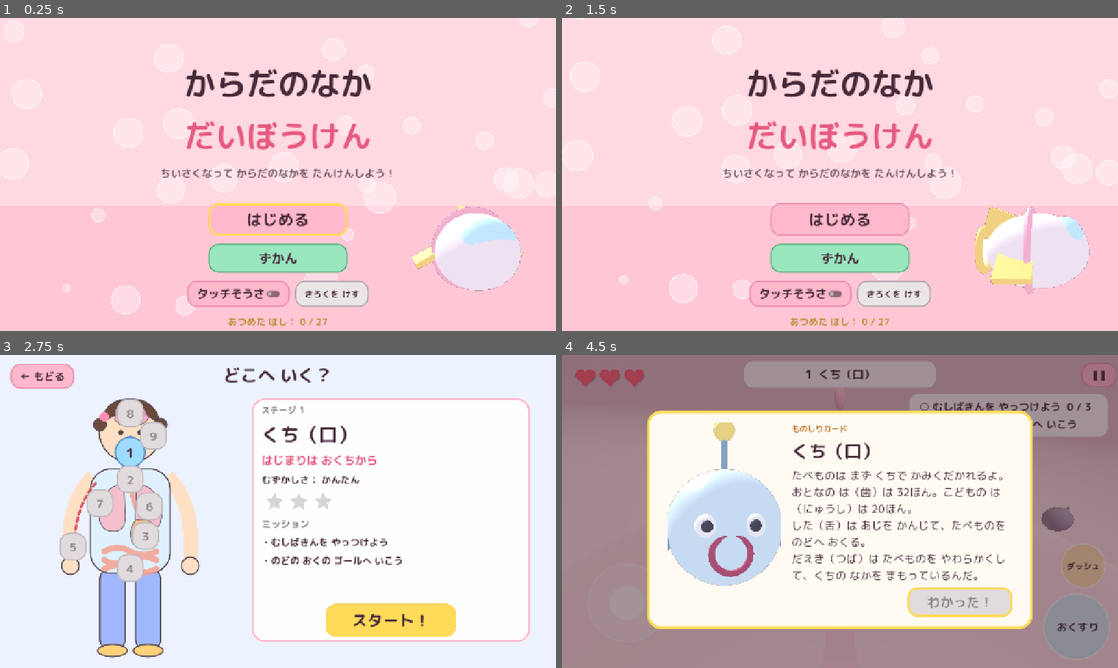
Above: before the commit, frames 1-4 (two rows, left to right).
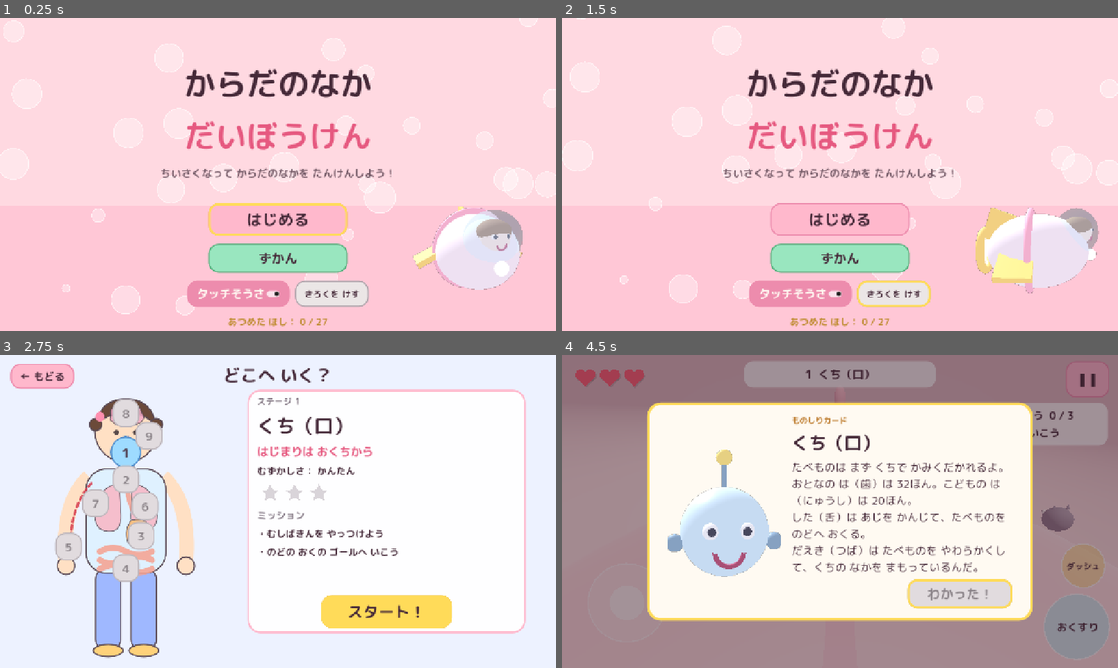
Above: after the commit, the same moments.

Repository: hassy0511/inside-body-seek
Game: Godot game, scene res://src/main.tscn
The game is run twice, just before and just after one commit, with the same random seed, the same clock (stepped at 60 frames per second) and the same inputs.
Inputs (mouse positions are in pixels of both pictures, inside the frame that each line leads up to):
- Up to frame 1 (0.25 s): no input
- Up to frame 2 (1.5 s): click "きろくを けす" at 0.5 s; click "やめる" at 1.25 s
- Up to frame 3 (2.75 s): click "はじめる" at 2 s
- Up to frame 4 (4.5 s): click "1" at 2.75 s; click "スタート！" at 3.5 s; tap Enter (ui_accept) at 4.25 s; move the mouse to (962, 495) at 4.27 s; hold Right (move_right) from 4.28 s (still down); hold Space (action) from 4.28 s (still down); click (962, 495) at 4.42 s

The runs differ from the first frame. In frame 1, 2.4% of the frame differs, in the area x 34-95%, y 60-92%; in frame 2, 2.4%; in frame 3, 13%; in frame 4, 17%, in the area x 15-98%, y 4-88%.

Commit message:
UI操作とBlenderパイプラインのレビュー反映
- ゲームパッドの A/B と Z/X でメニューを操作できるように（ui_accept / ui_cancel）
- リザルト中はポーズ不可、クリアは即保存、ポーズ後のフォーカス復帰、ずかん・ステージ選択の「もどる」
- ステージ選択はフォーカスで内容を切り替え、横長画面でも中央に、無効ボタンはフォーカスしない
- 「きろくを けす」をゲームの見た目の確認画面に（「やめる」が初期選択）
- カードのタイトル折り返し・中央寄せ、3D プレビューを画面倍率でくっきり、ポーズボタンを大きく
- Blender: 口の形（半トーラスの切り方）、回転・拡大をメッシュに適用、ポッドの透明なドームと顔、
  星（ビタミン）に厚み、修正子を本体だけに適用、じゅうもう・小物を実際の床の高さに、
  `blender -b -P ... -- 引数` の解釈
- BGM のループのつなぎ目をクロスフェードで滑らかに、ひろいものの個別ライトを削除

Co-Authored-By: Claude Fable 5.1 <noreply@anthropic.com>
Claude-Session: https://claude.ai/code/session_014WqpUbns6LUX1FTSmqChzj

Diff:
--- a/godot/src/autoload/game.gd
+++ b/godot/src/autoload/game.gd
@@ -54,6 +54,9 @@
 	_add_action("action", [_key(KEY_SPACE), _key(KEY_Z), _key(KEY_ENTER), _key(KEY_KP_ENTER), _jbtn(JOY_BUTTON_A)])
 	_add_action("dash", [_key(KEY_SHIFT), _key(KEY_X), _jbtn(JOY_BUTTON_B), _axis(JOY_AXIS_TRIGGER_RIGHT, 1.0)])
 	_add_action("pause", [_key(KEY_ESCAPE), _key(KEY_P), _jbtn(JOY_BUTTON_START)])
+	# メニューを ゲームパッド／Z・X キーでも 操作できるように（ui_accept は標準では Enter/Space だけ）
+	_add_action("ui_accept", [_jbtn(JOY_BUTTON_A), _key(KEY_Z)])
+	_add_action("ui_cancel", [_jbtn(JOY_BUTTON_B), _key(KEY_X)])
 
 
 func _add_action(name: String, events: Array, deadzone := 0.3) -> void:
@@ -169,6 +172,7 @@
 
 
 func _on_level_cleared(stage_id: String, no_damage: bool) -> void:
+	SaveData.record_clear(stage_id, 1)  # けっか画面を とちゅうで やめても クリアは のこる
 	var stage := StageDB.get_stage(stage_id)
 	var r := ResultScreen.new()
 	r.setup(stage, no_damage)
@@ -226,12 +230,15 @@
 
 
 func toggle_pause() -> void:
-	if level == null or _popup_open:
+	if level == null or _popup_open or level.finished:
 		return
 	var existing := overlay_layer.get_node_or_null("PauseMenu")
 	if existing:
+		var prev = existing.get("prev")
 		existing.queue_free()
 		get_tree().paused = false
+		if prev != null and is_instance_valid(prev) and prev is Control:
+			(prev as Control).grab_focus()
 		return
 	var pm := PauseMenu.new()
 	pm.name = "PauseMenu"
@@ -240,7 +247,7 @@
 
 
 func _unhandled_input(event: InputEvent) -> void:
-	if event.is_action_pressed("pause") and level != null:
+	if event.is_action_pressed("pause") and level != null and not level.finished:
 		toggle_pause()
 		get_viewport().set_input_as_handled()
 
@@ -251,5 +258,11 @@
 		hud.say(text, seconds)
 
 
+## タッチ操作が いま 有効か（設定が auto のときは タッチ画面の有無で決まる）
+func touch_effective() -> bool:
+	var s: String = SaveData.setting("touch", "auto")
+	return s == "on" or (s == "auto" and DisplayServer.is_touchscreen_available())
+
+
 func hud_busy() -> bool:
 	return hud != null and is_instance_valid(hud) and hud.is_busy()
--- a/godot/src/entities/pickup.gd
+++ b/godot/src/entities/pickup.gd
@@ -41,11 +41,6 @@
 	if model == null:
 		model = ModelLib.placeholder(kind, 0.45)
 	add_child(model)
-	var light := OmniLight3D.new()
-	light.light_color = Color(1.0, 0.95, 0.6) if kind == "nutrient" else Color(1.0, 0.5, 0.6)
-	light.light_energy = 0.8
-	light.omni_range = 4.0
-	add_child(light)
 	_t = randf() * TAU
 	add_to_group("pickup")
 
--- a/godot/src/level/level.gd
+++ b/godot/src/level/level.gd
@@ -43,7 +43,7 @@
 
 const SIGN_TEXT := {
 	"ra": "みぎの しんぼう", "rv": "みぎの しんしつ", "la": "ひだりの しんぼう", "lv": "ひだりの しんしつ",
-	"lung": "→ はいへ", "aorta": "だいどうみゃく（でぐち）", "start": "スタート", "goal": "ゴール",
+	"lung": "→ はいへ", "aorta": "だいどうみゃく（でぐち）", "start": "スタート", "goal": "ゴール", "heart": "→ しんぞうへ",
 	"throat": "のど", "trachea": "きかん（くうきの みち）", "esophagus": "しょくどう（たべものの みち）",
 }
 
@@ -285,8 +285,7 @@
 						respawn_point = c.global_position
 					Game.say("チェックポイント！ ここから やりなおせるよ。", 2.5))
 			"enemy":
-				var ek := String(rest[0]) if rest.size() > 0 else "mushiba"
-				spawn_enemy_at(ek, pos)
+				spawn_enemy_at(_kind_and_index(rest, "mushiba")["kind"], pos)
 			"boss":
 				var b := BossScript.new()
 				b.level = self
@@ -295,7 +294,7 @@
 				b.died.connect(_on_enemy_died)
 				_add_card_point("boss_virus", pos, b)
 			"friend":
-				var fk := String(rest[0]) if rest.size() > 0 else "zendama"
+				var fk: String = _kind_and_index(rest, "zendama")["kind"]
 				var f := FriendScript.create(fk)
 				f.level = self
 				f.position = pos
@@ -303,10 +302,9 @@
 				f.cheered.connect(_on_friend_cheered)
 				_add_card_point(fk, pos, f)
 			"pickup":
-				var words: Array = rest.filter(func(r): return not String(r).is_valid_int())
-				var nums: Array = rest.filter(func(r): return String(r).is_valid_int())
-				var pk: String = "_".join(PackedStringArray(words)) if words.size() > 0 else "nutrient"
-				var idx: int = int(nums[0]) if nums.size() > 1 else 0
+				var ki := _kind_and_index(rest, "nutrient")
+				var pk: String = ki["kind"]
+				var idx: int = ki["index"]
 				var p := PickupScript.create(pk, idx)
 				p.level = self
 				p.position = pos
@@ -314,7 +312,7 @@
 				p.collected.connect(_on_pickup_collected)
 				_add_card_point(pk, pos, p)
 			"deliver":
-				var dk := String(rest[0]) if rest.size() > 0 else "villus"
+				var dk: String = _kind_and_index(rest, "villus")["kind"]
 				var d := DeliverScript.new()
 				d.kind = dk
 				d.level = self
@@ -380,7 +378,22 @@
 	return e
 
 
+## マーカー名の のこり（["heart", "item", "1"] など）を 種類と番号に分ける
+static func _kind_and_index(rest: Array, default_kind: String) -> Dictionary:
+	var words: Array = []
+	var nums: Array = []
+	for r in rest:
+		if String(r).is_valid_int():
+			nums.append(int(r))
+		else:
+			words.append(String(r))
+	var kind: String = "_".join(PackedStringArray(words)) if words.size() > 0 else default_kind
+	return {"kind": kind, "index": (nums[0] if nums.size() > 1 else 0), "nums": nums}
+
+
 func _spawn_sign(text: String, pos: Vector3) -> void:
+	if not SIGN_TEXT.values().has(text):
+		push_warning("sign text not found for marker: %s" % text)
 	var l := Label3D.new()
 	l.text = text
 	l.font = _sign_font
--- a/godot/src/ui/card.gd
+++ b/godot/src/ui/card.gd
@@ -42,6 +42,8 @@
 	_panel.offset_top = -230
 	_panel.offset_bottom = 230
 	_panel.add_theme_stylebox_override("panel", T.rounded(T.CREAM, 30, 6, T.YELLOW))
+	_panel.grow_horizontal = Control.GROW_DIRECTION_BOTH
+	_panel.grow_vertical = Control.GROW_DIRECTION_BOTH
 	add_child(_panel)
 
 	var margin := MarginContainer.new()
@@ -64,7 +66,9 @@
 	hb.add_child(vb)
 	var tag := T.label("ものしりカード", 18, Color(0.75, 0.5, 0.2))
 	vb.add_child(tag)
-	var title := T.label(card.get("title", ""), 40, T.INK)
+	var title_text: String = card.get("title", "")
+	var title := T.label(title_text, 40 if title_text.length() <= 11 else 32, T.INK)
+	title.autowrap_mode = TextServer.AUTOWRAP_WORD_SMART
 	vb.add_child(title)
 	var body := T.label(card.get("text", ""), 25, T.INK)
 	body.autowrap_mode = TextServer.AUTOWRAP_WORD_SMART
@@ -105,12 +109,12 @@
 	svc.set_anchors_and_offsets_preset(Control.PRESET_FULL_RECT)
 	var sv := SubViewport.new()
 	sv.transparent_bg = true
-	sv.size = Vector2i(260, 300)
+	sv.size = Vector2i(Vector2(260, 300) * T.window_scale(self))
 	sv.own_world_3d = true
 	svc.add_child(sv)
 	var cam := Camera3D.new()
-	cam.position = Vector3(0, 0.6, -3.6)
-	cam.look_at_from_position(cam.position, Vector3(0, 0.1, 0), Vector3.UP)
+	cam.position = Vector3(0, 0.8, -4.0)
+	cam.look_at_from_position(cam.position, Vector3(0, 0.3, 0), Vector3.UP)
 	cam.fov = 40
 	sv.add_child(cam)
 	var light := DirectionalLight3D.new()
@@ -124,7 +128,7 @@
 	env.environment = e
 	sv.add_child(env)
 	var pivot := Node3D.new()
-	ModelLib.fit(model, 1.1)
+	ModelLib.fit(model, 0.95)
 	pivot.add_child(model)
 	sv.add_child(pivot)
 	var spin := create_tween().set_loops()
--- a/godot/src/ui/hud.gd
+++ b/godot/src/ui/hud.gd
@@ -46,9 +46,9 @@
 	mp.set_anchors_and_offsets_preset(Control.PRESET_TOP_RIGHT)
 	mp.anchor_left = 1.0
 	mp.anchor_right = 1.0
-	mp.offset_left = -480
+	mp.offset_left = -520
 	mp.offset_right = -24
-	mp.offset_top = 90
+	mp.offset_top = 110
 	mp.mouse_filter = Control.MOUSE_FILTER_IGNORE
 	mp.add_theme_stylebox_override("panel", T.rounded(Color(1, 1, 1, 0.82), 20, 0))
 	_mission_box = VBoxContainer.new()
@@ -56,14 +56,14 @@
 	mp.add_child(_mission_box)
 	add_child(mp)
 
-	_pause_btn = T.button("❚❚", 22)
+	_pause_btn = T.button("❚❚", 30)
 	_pause_btn.set_anchors_and_offsets_preset(Control.PRESET_TOP_RIGHT)
 	_pause_btn.anchor_left = 1.0
 	_pause_btn.anchor_right = 1.0
-	_pause_btn.offset_left = -84
-	_pause_btn.offset_right = -24
-	_pause_btn.offset_top = 18
-	_pause_btn.offset_bottom = 72
+	_pause_btn.offset_left = -120
+	_pause_btn.offset_right = -20
+	_pause_btn.offset_top = 14
+	_pause_btn.offset_bottom = 98
 	_pause_btn.focus_mode = Control.FOCUS_NONE
 	_pause_btn.pressed.connect(func(): Game.toggle_pause())
 	add_child(_pause_btn)
--- a/godot/src/ui/pause.gd
+++ b/godot/src/ui/pause.gd
@@ -3,9 +3,13 @@
 
 const T := preload("res://src/ui/ui_theme.gd")
 
+## ポーズを閉じたあとに フォーカスを戻す先
+var prev: Control = null
+
 
 func _ready() -> void:
 	process_mode = Node.PROCESS_MODE_ALWAYS
+	prev = get_viewport().gui_get_focus_owner()
 	set_anchors_and_offsets_preset(Control.PRESET_FULL_RECT)
 	var dim := ColorRect.new()
 	dim.color = Color(0.2, 0.1, 0.15, 0.5)
@@ -51,7 +55,7 @@
 	vb.add_child(hb)
 	var cb := CheckButton.new()
 	cb.text = "タッチそうさを つかう"
-	cb.button_pressed = SaveData.setting("touch", "auto") == "on"
+	cb.button_pressed = Game.touch_effective()
 	cb.toggled.connect(func(on):
 		SaveData.set_setting("touch", "on" if on else "off")
 		if Game.touch_controls:
@@ -61,6 +65,6 @@
 
 
 func _unhandled_input(event: InputEvent) -> void:
-	if event.is_action_pressed("pause"):
+	if event.is_action_pressed("pause") or event.is_action_pressed("ui_cancel"):
 		Game.toggle_pause()
 		get_viewport().set_input_as_handled()
--- a/godot/src/ui/stage_select.gd
+++ b/godot/src/ui/stage_select.gd
@@ -37,11 +37,24 @@
 	head.offset_top = 18
 	add_child(head)
 
+	# 画面の横幅が変わっても まんなかに まとまるように、横ならびの入れ物に入れる
+	var row := HBoxContainer.new()
+	row.set_anchors_and_offsets_preset(Control.PRESET_CENTER)
+	row.anchor_left = 0.5
+	row.anchor_right = 0.5
+	row.anchor_top = 0.0
+	row.anchor_bottom = 0.0
+	row.offset_left = -570
+	row.offset_right = 570
+	row.offset_top = 80
+	row.offset_bottom = 700
+	row.add_theme_constant_override("separation", 60)
+	add_child(row)
 	_map = Control.new()
-	_map.position = Vector2(80, 80)
+	_map.custom_minimum_size = Vector2(440, 620)
 	_map.size = Vector2(440, 620)
 	_map.draw.connect(_draw_body)
-	add_child(_map)
+	row.add_child(_map)
 	var tex_path := "res://assets/ui/body_map.svg"
 	if ResourceLoader.exists(tex_path):
 		var tr := TextureRect.new()
@@ -69,9 +82,12 @@
 		b.add_theme_stylebox_override("pressed", T.rounded(border, 31, 3, border))
 		b.add_theme_stylebox_override("focus", T.outline(Color(0.9, 0.3, 0.5), 31, 5))
 		b.disabled = not unlocked
+		if not unlocked:
+			b.focus_mode = Control.FOCUS_NONE
 		var p: Vector2 = ORGAN_POS.get(id, Vector2(0.5, 0.5))
 		b.position = Vector2(p.x * _map.size.x - 31, p.y * _map.size.y - 31)
-		b.pressed.connect(func(): _select(id))
+		b.focus_entered.connect(func(): if selected != id: _select(id, false))
+		b.pressed.connect(func(): _select(id, true))
 		_map.add_child(b)
 		_buttons[id] = b
 		if unlocked and not cleared and first_unlocked == "":
@@ -80,16 +96,23 @@
 		first_unlocked = StageDB.STAGES[0]["id"]
 
 	var panel := PanelContainer.new()
-	panel.position = Vector2(580, 100)
-	panel.size = Vector2(640, 560)
-	add_child(panel)
+	panel.custom_minimum_size = Vector2(640, 560)
+	panel.size_flags_vertical = Control.SIZE_SHRINK_BEGIN
+	row.add_child(panel)
 	_info = VBoxContainer.new()
 	_info.add_theme_constant_override("separation", 10)
 	panel.add_child(_info)
-	_select(first_unlocked)
+	_select(first_unlocked, true)
 
 
-func _select(id: String) -> void:
+func _unhandled_input(event: InputEvent) -> void:
+	if event.is_action_pressed("ui_cancel"):
+		Sfx.play("click")
+		Game.show_title()
+		get_viewport().set_input_as_handled()
+
+
+func _select(id: String, go_to_start := false) -> void:
 	selected = id
 	Sfx.play("click", 1.1)
 	var s := StageDB.get_stage(id)
@@ -122,7 +145,12 @@
 	_start_btn.disabled = not SaveData.is_unlocked(id)
 	_start_btn.pressed.connect(func(): Sfx.play("click"); Game.start_stage(id))
 	_info.add_child(_start_btn)
-	if not _start_btn.disabled:
+	# ゲームパッド：番号ボタン → みぎ で スタート、スタート → ひだり で いまの番号へ
+	if _buttons.has(id):
+		_start_btn.focus_neighbor_left = _start_btn.get_path_to(_buttons[id])
+		for k in _buttons.keys():
+			_buttons[k].focus_neighbor_right = _buttons[k].get_path_to(_start_btn)
+	if go_to_start and not _start_btn.disabled:
 		_start_btn.grab_focus()
 	for k in _buttons.keys():
 		_buttons[k].scale = Vector2.ONE * (1.15 if k == id else 1.0)
--- a/godot/src/ui/title.gd
+++ b/godot/src/ui/title.gd
@@ -69,7 +69,7 @@
 	hb.add_theme_constant_override("separation", 12)
 	var touch := CheckButton.new()
 	touch.text = "タッチそうさ"
-	touch.button_pressed = SaveData.setting("touch", "auto") == "on"
+	touch.button_pressed = Game.touch_effective()
 	touch.toggled.connect(func(on): SaveData.set_setting("touch", "on" if on else "off"))
 	hb.add_child(touch)
 	var reset := T.button("きろくを けす", 20)
@@ -100,7 +100,7 @@
 	var sv := SubViewport.new()
 	sv.transparent_bg = true
 	sv.own_world_3d = true
-	sv.size = Vector2i(350, 350)
+	sv.size = Vector2i(Vector2(350, 350) * T.window_scale(self))
 	svc.add_child(sv)
 	var cam := Camera3D.new()
 	cam.position = Vector3(0.6, 0.8, -3.4)
@@ -127,14 +127,48 @@
 
 
 func _confirm_reset() -> void:
-	var d := ConfirmationDialog.new()
-	d.title = "きろくを けす"
-	d.dialog_text = "ほしや ずかんの きろくを ぜんぶ けします。いいですか？"
-	d.ok_button_text = "けす"
-	d.cancel_button_text = "やめる"
-	add_child(d)
-	d.confirmed.connect(func(): SaveData.reset(); Game.show_title())
-	d.popup_centered()
+	# ゲームと同じ見た目の かくにん画面（「やめる」が最初に選ばれている）
+	var prev := get_viewport().gui_get_focus_owner()
+	var ov := Control.new()
+	ov.set_anchors_and_offsets_preset(Control.PRESET_FULL_RECT)
+	var dim := ColorRect.new()
+	dim.color = Color(0.2, 0.1, 0.15, 0.5)
+	dim.set_anchors_and_offsets_preset(Control.PRESET_FULL_RECT)
+	ov.add_child(dim)
+	var panel := PanelContainer.new()
+	panel.set_anchors_and_offsets_preset(Control.PRESET_CENTER)
+	panel.anchor_left = 0.5
+	panel.anchor_right = 0.5
+	panel.anchor_top = 0.5
+	panel.anchor_bottom = 0.5
+	panel.offset_left = -330
+	panel.offset_right = 330
+	panel.offset_top = -130
+	panel.offset_bottom = 130
+	ov.add_child(panel)
+	var vb := VBoxContainer.new()
+	vb.add_theme_constant_override("separation", 18)
+	vb.alignment = BoxContainer.ALIGNMENT_CENTER
+	panel.add_child(vb)
+	var msg := T.label("ほしや ずかんの きろくを ぜんぶ けします。\nいいですか？", 26, T.INK, HORIZONTAL_ALIGNMENT_CENTER)
+	msg.autowrap_mode = TextServer.AUTOWRAP_WORD_SMART
+	vb.add_child(msg)
+	var hb := HBoxContainer.new()
+	hb.alignment = BoxContainer.ALIGNMENT_CENTER
+	hb.add_theme_constant_override("separation", 24)
+	var no := T.button("やめる", 28, 200)
+	var yes := T.button("けす", 28, 200)
+	T.colored_button(yes, Color(0.92, 0.9, 0.9), Color(0.7, 0.65, 0.68))
+	no.pressed.connect(func():
+		ov.queue_free()
+		if is_instance_valid(prev):
+			prev.grab_focus())
+	yes.pressed.connect(func(): SaveData.reset(); Game.show_title())
+	hb.add_child(no)
+	hb.add_child(yes)
+	vb.add_child(hb)
+	Game.add_overlay(ov)
+	no.grab_focus()
 
 
 func _process(delta: float) -> void:
--- a/godot/src/ui/ui_theme.gd
+++ b/godot/src/ui/ui_theme.gd
@@ -97,6 +97,14 @@
 	return b
 
 
+## 画面の拡大率（SubViewport を くっきり描くため）
+static func window_scale(c: Control) -> float:
+	var vp := c.get_viewport()
+	if vp == null:
+		return 1.0
+	return clampf(vp.get_screen_transform().get_scale().x, 1.0, 3.0)
+
+
 ## ハートや星などを描く小さい Control
 static func star_points(center: Vector2, r: float, inner := 0.45) -> PackedVector2Array:
 	var pts := PackedVector2Array()
--- a/godot/src/ui/zukan.gd
+++ b/godot/src/ui/zukan.gd
@@ -30,6 +30,7 @@
 	sc.offset_right = -40
 	sc.offset_bottom = -20
 	sc.horizontal_scroll_mode = ScrollContainer.SCROLL_MODE_DISABLED
+	sc.follow_focus = true
 	add_child(sc)
 	var vb := VBoxContainer.new()
 	vb.size_flags_horizontal = Control.SIZE_EXPAND_FILL
@@ -58,6 +59,7 @@
 				b.pressed.connect(func(): _open(card, key))
 			else:
 				b.disabled = true
+				b.focus_mode = Control.FOCUS_NONE
 			flow.add_child(b)
 			if first_btn == null and seen:
 				first_btn = b
@@ -71,6 +73,17 @@
 
 func _open(card: Dictionary, key: String) -> void:
 	Sfx.play("card")
+	var prev := get_viewport().gui_get_focus_owner()
 	var p := CardPopup.new()
 	p.setup(card, key)
 	Game.add_overlay(p)
+	p.closed.connect(func():
+		if is_instance_valid(prev):
+			prev.grab_focus())
+
+
+func _unhandled_input(event: InputEvent) -> void:
+	if event.is_action_pressed("ui_cancel"):
+		Sfx.play("click")
+		Game.show_title()
+		get_viewport().set_input_as_handled()
Binary file changed: godot/assets/models/characters/akudama.glb
Binary file changed: godot/assets/models/characters/boss_virus.glb
Binary file changed: godot/assets/models/characters/cholesterol.glb
Binary file changed: godot/assets/models/characters/dust.glb
Binary file changed: godot/assets/models/characters/heart_item.glb
Binary file changed: godot/assets/models/characters/mushiba.glb
Binary file changed: godot/assets/models/characters/neuron.glb
Binary file changed: godot/assets/models/characters/nutrient_a.glb
Binary file changed: godot/assets/models/characters/nutrient_c.glb
Binary file changed: godot/assets/models/characters/pico.glb
Binary file changed: godot/assets/models/characters/pod.glb
Binary file changed: godot/assets/models/characters/pylori.glb
(and 24 more such lines)
